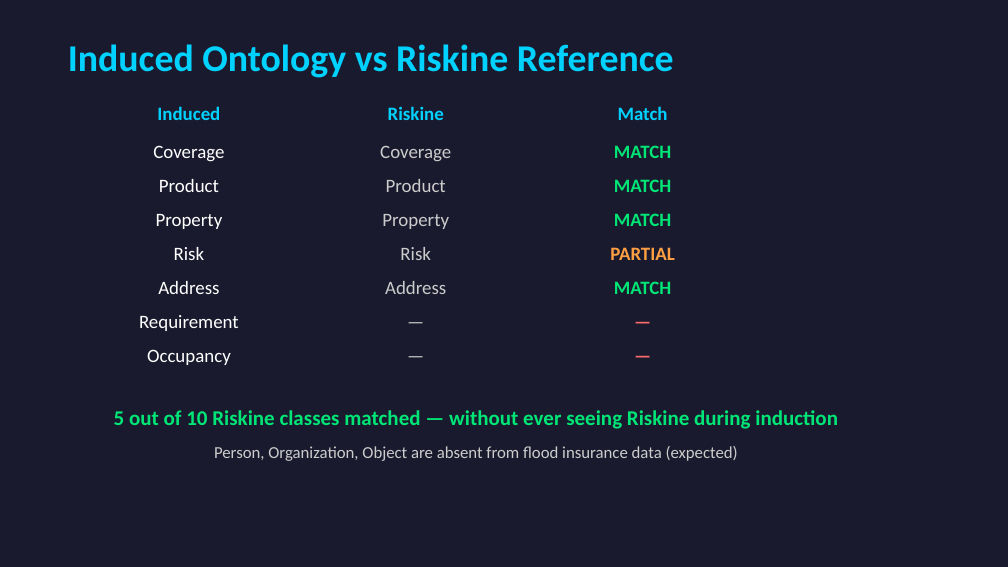
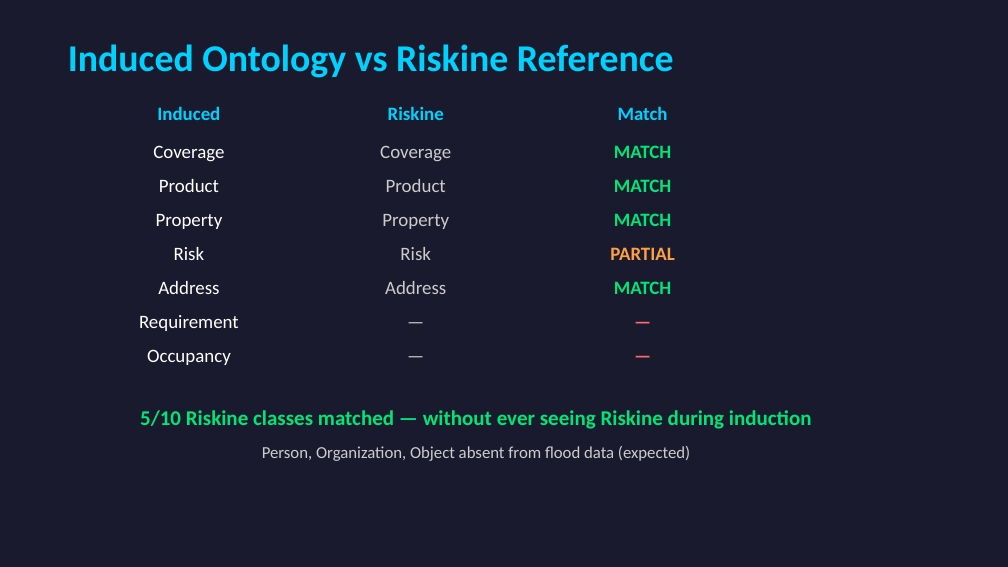
Before and after one commit to xiw-1202/Agentic-Data-Fusion-for-Insurance-Knowledge-Graphs, a slide deck: slide 10 of docs/CS584_Midterm_Presentation.pptx (slide 7 before the commit). Drawn at 1008x567 pixels with LibreOffice and Linux fonts; fonts in the diff are those of the drawing. Boxes give left, top, right and bottom in pixels: in the first picture for what was removed or moved away, otherwise in the second. Text is boxed around its words. In the diff, an @@ line names an element or a change of style, - is before the commit and + after.

```diff
--- a/docs/CS584_Midterm_Presentation.pptx
+++ b/docs/CS584_Midterm_Presentation.pptx
@@ text at (140, 410, 812, 429): text changed @@
-5 out of 10 Riskine classes matched — without ever seeing Riskine during induction
+5/10 Riskine classes matched — without ever seeing Riskine during induction
@@ text at (262, 446, 690, 461): text changed @@
-Person, Organization, Object are absent from flood insurance data (expected)
+Person, Organization, Object absent from flood data (expected)
```
Also in this commit, not shown: 7 other slides changed, 3 slides added.
